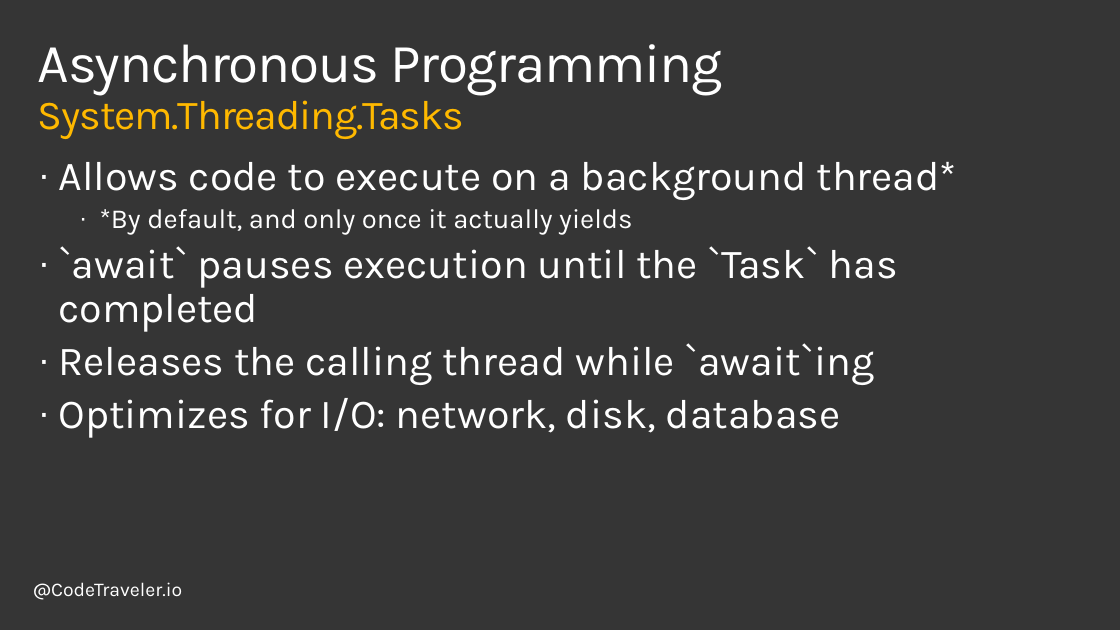
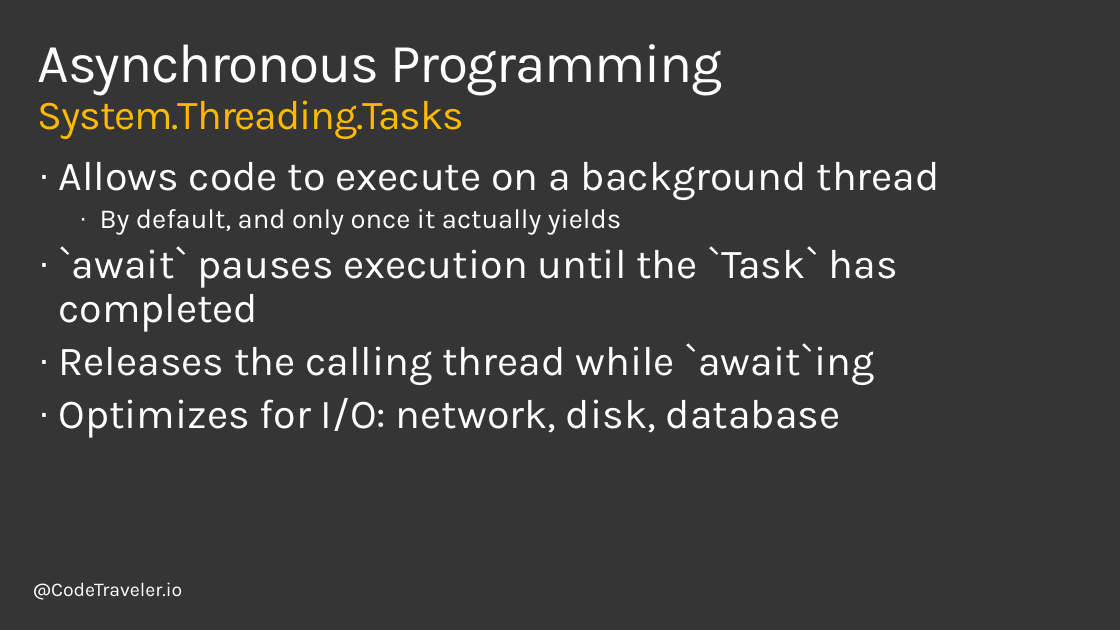
Before and after one commit to TheCodeTraveler/BecomeAnExpertWithAsyncAwait, a slide deck: slide 3 of 5. Asynchronous vs Parallel Programming/AsyncVsParallel.pptx. Drawn at 1120x630 pixels with LibreOffice and Linux fonts; fonts in the diff are those of the drawing; background and template pictures are left out. Boxes give left, top, right and bottom in pixels: in the first picture for what was removed or moved away, otherwise in the second. Text is boxed around its words. In the diff, an @@ line names an element or a change of style, - is before the commit and + after.

Commit message:
Update Asynchronous v Parallel

```diff
--- a/5. Asynchronous vs Parallel Programming/AsyncVsParallel.pptx
+++ b/5. Asynchronous vs Parallel Programming/AsyncVsParallel.pptx
@@ text at <box>58,162,940,235</box>: text changed @@
-· Allows code to execute on a background thread*
-    · *By default, and only once it actually yields
+· Allows code to execute on a background thread
+    · By default, and only once it actually yields
```
Also in this commit, not shown: 6 other slides changed, 1 other file.
